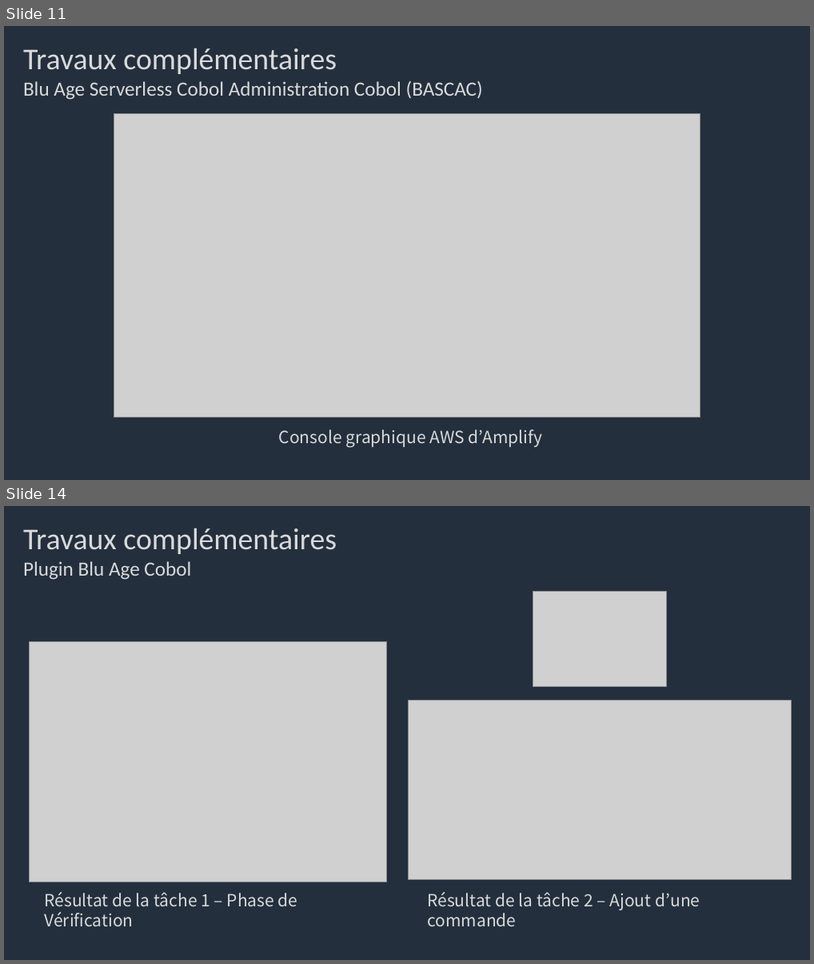
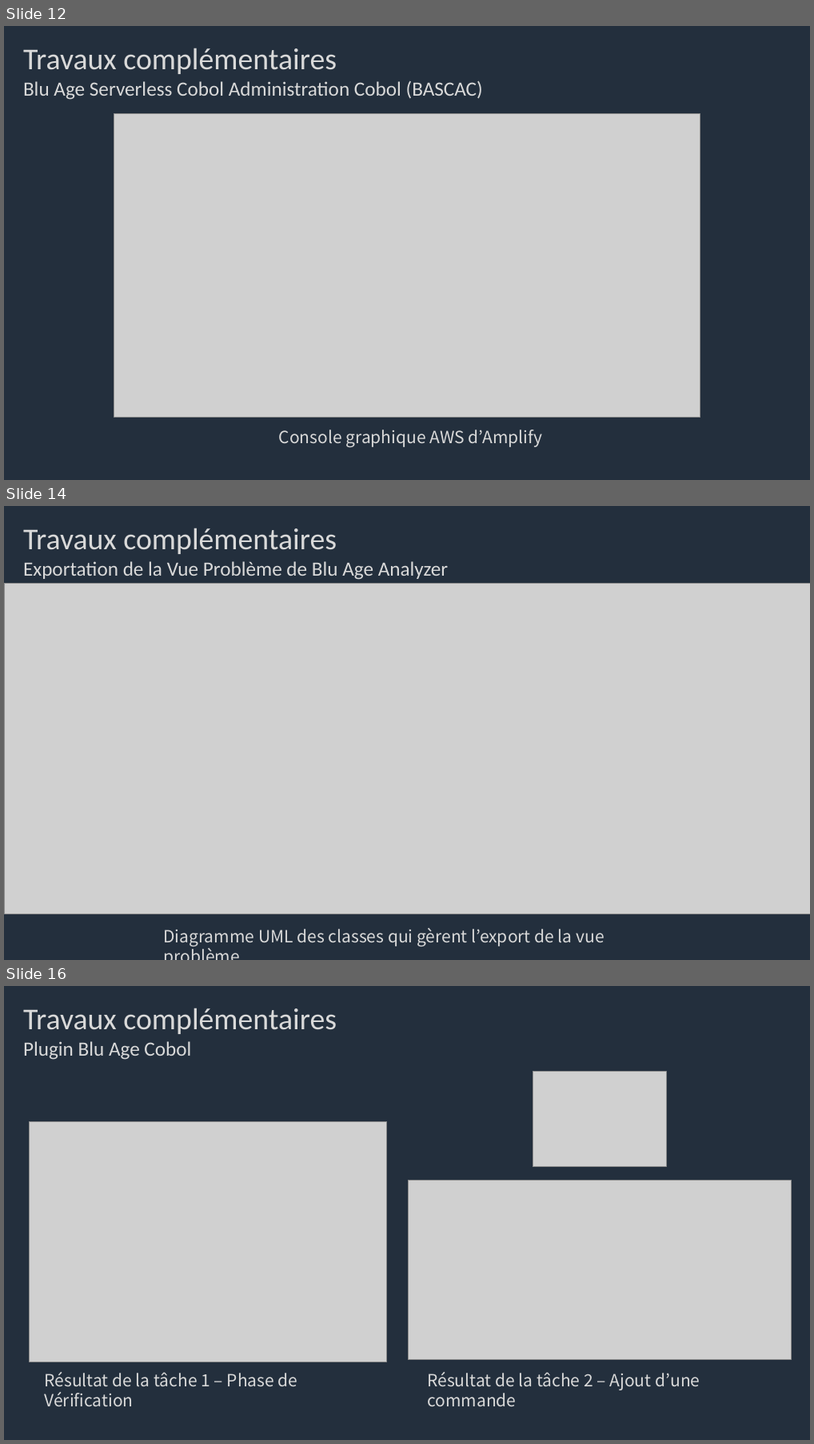
Before and after one commit to Sand-jrd/HelloPipepline, a slide deck: DiapoPourSoutenance.pptx. Shown one above the other, each under a label of ours: slides 11 and 14 before the commit, slides 12, 14 and 16 after it; the slides between them are not shown. The pictures are 814x964 and 814x1444 pixels, drawn with LibreOffice and Linux fonts; fonts in the diff are those of the drawing; grey boxes stand for pictures. Boxes give left, top, right and bottom in pixels: in the first picture for what was removed or moved away, otherwise in the second. Text is boxed around its words. In the diff, an @@ line names an element or a change of style, - is before the commit and + after.

```diff
--- a/DiapoPourSoutenance.pptx
+++ b/DiapoPourSoutenance.pptx
@@ slide 14 added at (4,506,810,960), background #232F3D @@
@@ text added at (23,528,449,580), 24 pt, text #D9D9D9 @@
+Travaux complémentaires
+Exportation de la Vue Problème de Blu Age Analyzer
@@ picture added at (4,584,810,913) @@
@@ text added at (163,928,604,946), 20 pt, text #D9D9D9 @@
+Diagramme UML des classes qui gèrent l’export de la vue problème
@@ what was slide 11 is now slide 12 @@
@@ what was slide 14 is now slide 16 @@
```
Also in this commit, not shown: 9 slides changed, 1 other slide added.
